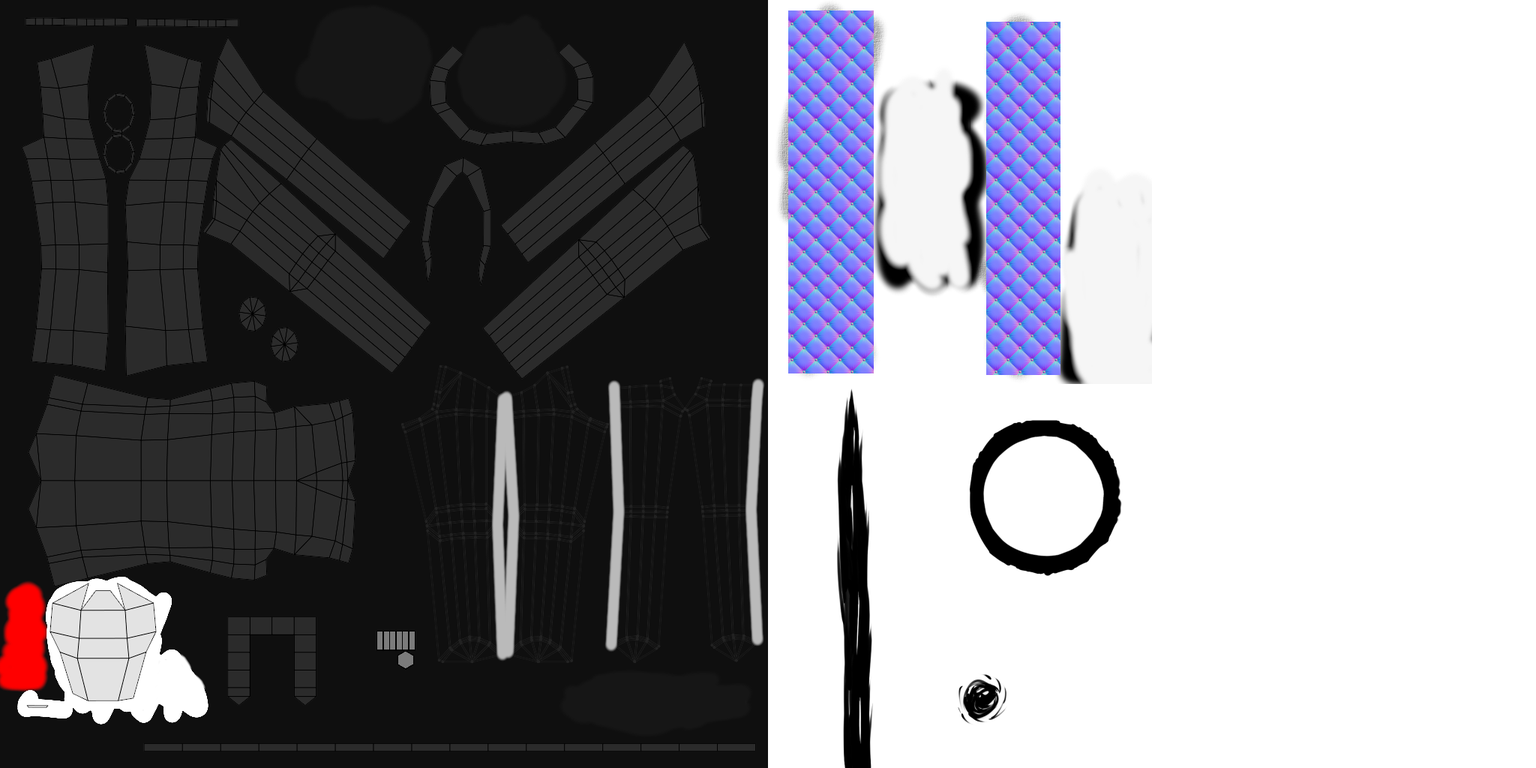
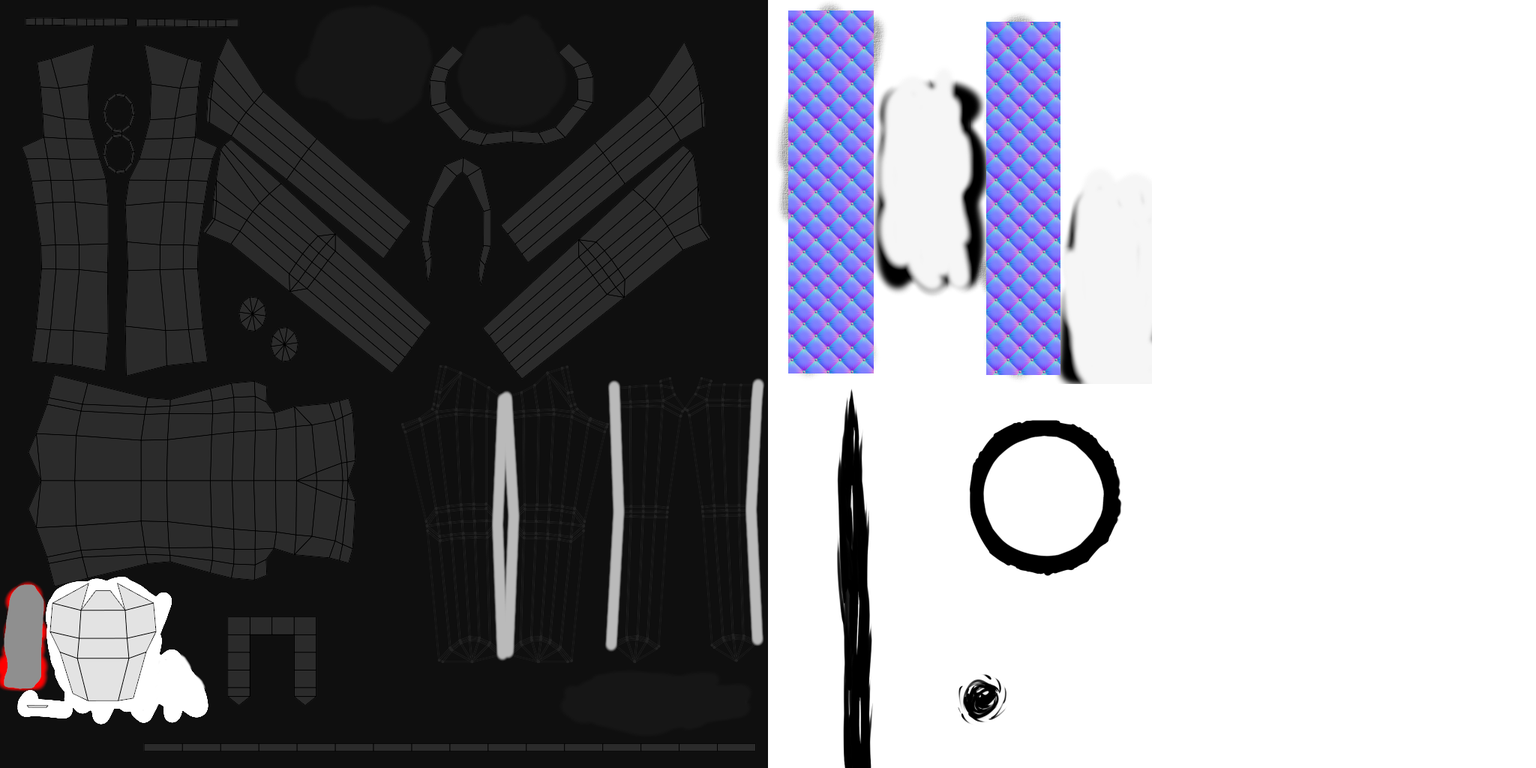
Layers edited between the first and the second 1536×768 image:
painted on "StaryGuyFabric.png" over (3, 584, 417, 690)
